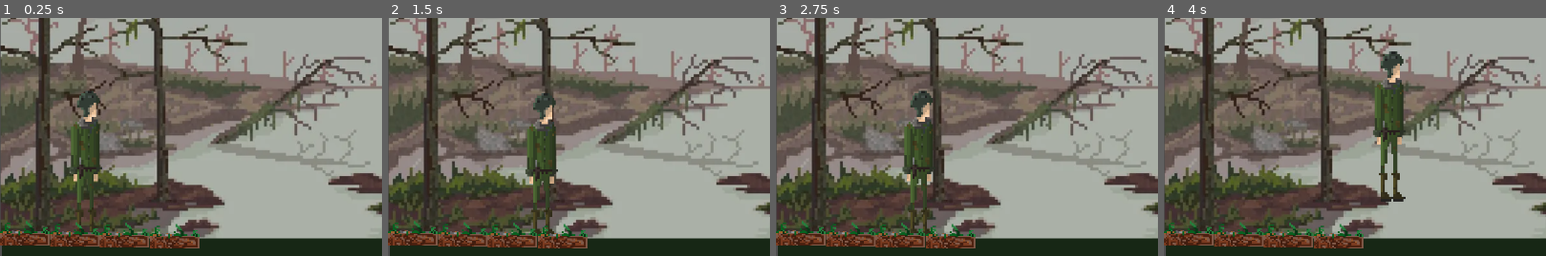
Above: before the commit, frames 1-4 (left to right).
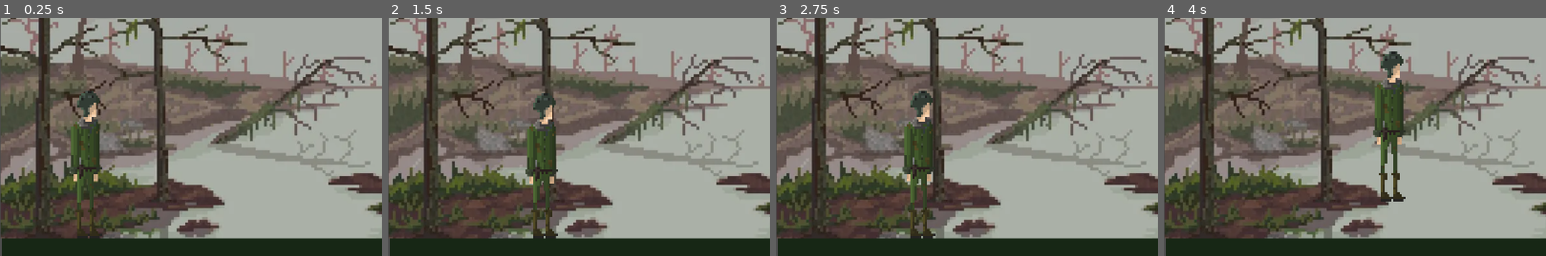
Above: after the commit, the same moments.

Repository: sk1bid/igrak_Un1ucky
Game: Godot game, scene res://scripts/world.tscn
Two runs of this game, one before a commit and one after it. Both use one fixed random seed, a clock stepped at 60 frames per second and the inputs below.
Inputs:
- Up to frame 1 (0.25 s): no input
- Up to frame 2 (1.5 s): hold D (move_right) from 0.53 s (still down); tap Space (jump) at 0.6, 0.77, 1.07, 1.35 s
- Up to frame 3 (2.75 s): tap Space (jump) at 1.52, 1.82, 2.1 s; release D (move_right) at 2.03 s; hold A (move_left) from 2.03 s (still down)
- Up to frame 4 (4 s): release A (move_left) at 2.78 s; hold D (move_right) from 2.78 s (still down); tap Space (jump) at 2.85, 3.02, 3.32, 3.6, 3.77 s
The pictures show only the part of the screen within x 0-50%, y 39-89%; the shares and areas given below are measured in that part.

The runs differ from the first frame. In frame 1, 3.5% of the frame differs, in the area x 0-53%, y 85-97%; in frame 2, 3.5%; in frame 3, 3.5%; in frame 4, 3.5%.

Commit message:
roma rot

Diff:
--- a/scripts/character_body_2d.gd
+++ b/scripts/character_body_2d.gd
@@ -1,7 +1,7 @@
 extends CharacterBody2D
 
-@onready var Player = $Sprite2D
-@onready var Animation1 = $AnimationPlayer
+@onready var sprite_2D = $Player
+@onready var animation_player = $Node/Animation1
 
 const GRAVITY = 1000.0
 const RUN_SPEED = 120.0
@@ -17,6 +17,8 @@
 	move_horizontal()
 	move_and_slide()
 	jump_handler()
+	clamp_fall_velocity()
+	calculate_state()
 
 
 func apply_gravity(delta):
@@ -43,3 +45,28 @@
 
 func clamp_fall_velocity():
 	velocity.y = clampf(velocity.y , JUMP_VELOCITY, MAX_FALL)
+
+func set_state(new_state: PLAYER_STATE):
+	if new_state == _state:
+		return
+	match _state:
+		PLAYER_STATE.IDLE:
+			animation_player.play('idle')
+		PLAYER_STATE.RUN:
+			animation_player.play('run')
+		PLAYER_STATE.JUMP:
+			animation_player.play('jump')
+		PLAYER_STATE.FALL:
+			animation_player.play('fall')
+
+func calculate_state():
+	if is_on_floor():
+		if velocity.x == 0:
+			set_state(PLAYER_STATE.IDLE)
+		else:
+			set_state(PLAYER_STATE.RUN)
+	else:
+		if velocity.y > 0:
+			set_state(PLAYER_STATE.FALL)
+		else:
+			set_state(PLAYER_STATE.JUMP)
--- a/scripts/world.tscn
+++ b/scripts/world.tscn
@@ -1,8 +1,7 @@
-[gd_scene load_steps=5 format=3 uid="uid://c0wjlhs6tv2b"]
+[gd_scene load_steps=4 format=3 uid="uid://c0wjlhs6tv2b"]
 
 [ext_resource type="Texture2D" uid="uid://t7dr0hbj6rjo" path="res://background/zad.png" id="1_it4mg"]
 [ext_resource type="PackedScene" uid="uid://bo07d7yflo04q" path="res://scripts/character_body_2d.tscn" id="3_fkemh"]
-[ext_resource type="Texture2D" uid="uid://drahq5hcsious" path="res://scripts/pixil-frame-0_1.png" id="3_mybim"]
 
 [sub_resource type="RectangleShape2D" id="RectangleShape2D_6fueh"]
 size = Vector2(1278, 116)
@@ -38,23 +37,3 @@
 offset_right = -283.0
 offset_bottom = 595.0
 color = Color(0.0901961, 0.152941, 0.0823529, 1)
-
-[node name="Pixil-frame-01" type="Sprite2D" parent="."]
-position = Vector2(-1458, 480)
-scale = Vector2(2.875, 2.39)
-texture = ExtResource("3_mybim")
-
-[node name="Pixil-frame-02" type="Sprite2D" parent="."]
-position = Vector2(-1374, 482)
-scale = Vector2(2.875, 2.39)
-texture = ExtResource("3_mybim")
-
-[node name="Pixil-frame-03" type="Sprite2D" parent="."]
-position = Vector2(-1291.25, 482.5)
-scale = Vector2(2.875, 2.39)
-texture = ExtResource("3_mybim")
-
-[node name="Pixil-frame-04" type="Sprite2D" parent="."]
-position = Vector2(-1207.25, 484.5)
-scale = Vector2(2.875, 2.39)
-texture = ExtResource("3_mybim")
